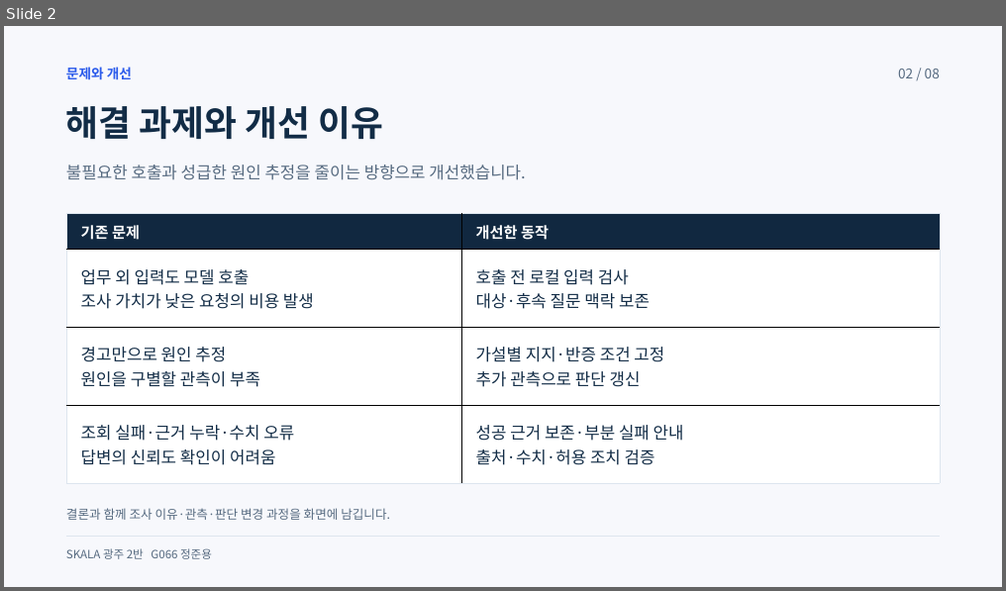
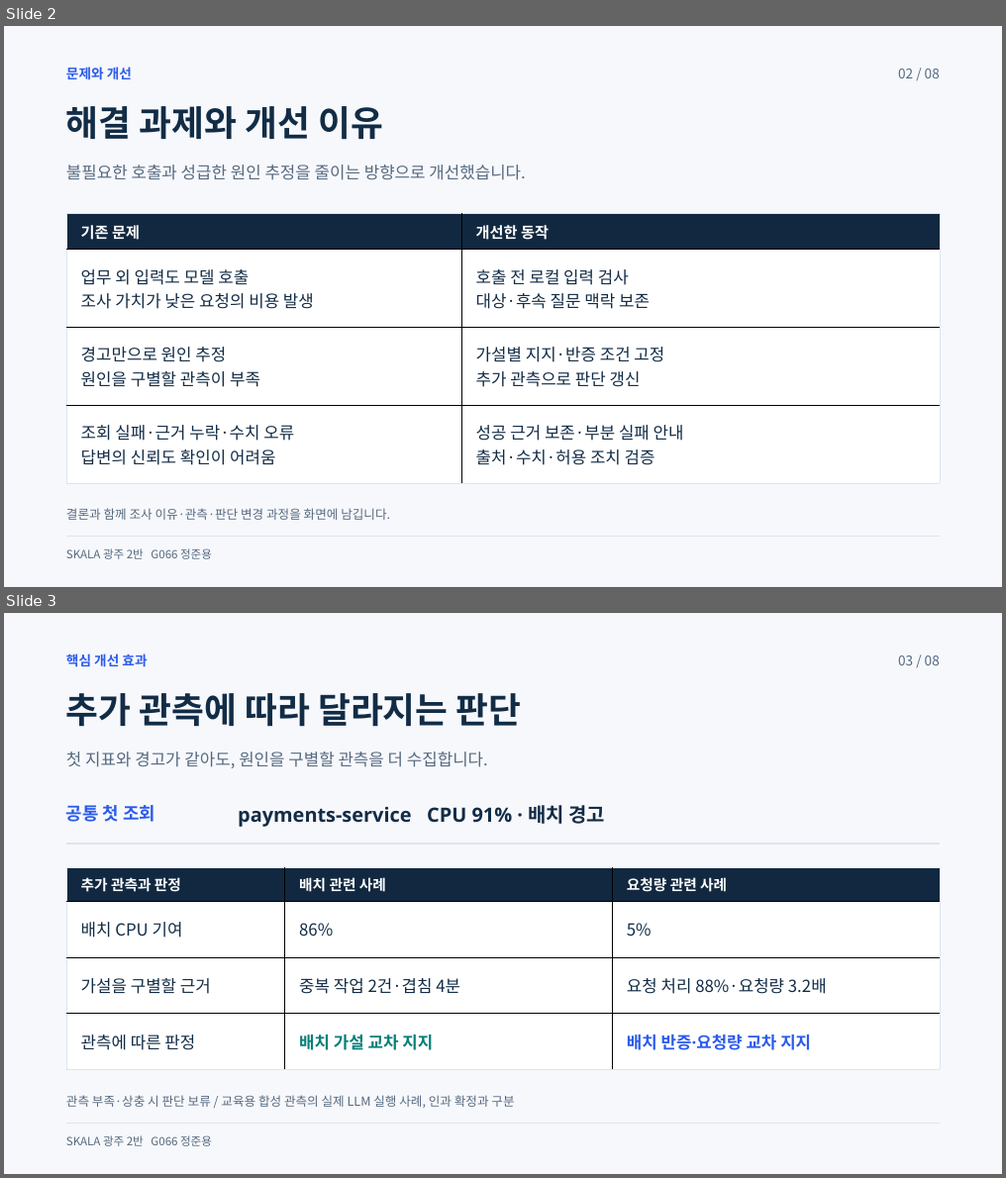
Before and after one commit to beshurl/skala-ai-mini-project, a slide deck: doc/presentation/운영진단_에이전트_5분발표.pptx. Shown one above the other, each under a label of ours: slide 2 before the commit, slides 2 and 3 after it. The pictures are 1006x591 and 1006x1178 pixels, drawn with LibreOffice and Linux fonts; fonts in the diff are those of the drawing. Boxes give left, top, right and bottom in pixels: in the first picture for what was removed or moved away, otherwise in the second. Text is boxed around its words. In the diff, an @@ line names an element or a change of style, - is before the commit and + after.

```diff
--- a/doc/presentation/운영진단_에이전트_5분발표.pptx
+++ b/doc/presentation/운영진단_에이전트_5분발표.pptx
@@ slide 3 added at bbox=[4, 613, 1002, 1174], background #F7F8FC @@
@@ text added at bbox=[66, 654, 147, 667], 19.5 pt, text #2B5BEB, bold @@
+핵심 개선 효과
@@ text added at bbox=[898, 656, 940, 665], 19.5 pt, text #566A80 @@
+03 / 08
@@ text added at bbox=[66, 693, 522, 727], 51 pt, text #122C46, bold @@
+추가 관측에 따라 달라지는 판단
@@ text added at bbox=[66, 752, 488, 768], 24 pt, text #566A80 @@
+첫 지표와 경고가 같아도, 원인을 구별할 관측을 더 수집합니다.
@@ text added at bbox=[66, 805, 155, 822], 25.5 pt, text #2B5BEB, bold @@
+공통 첫 조회
@@ text added at bbox=[238, 805, 605, 827], 28.5 pt, text #122C46, bold @@
+payments-service CPU 91% · 배치 경고
@@ line added from (66, 844) to (940, 844), #DDE5EE 2.25 pt @@
@@ table added at bbox=[66, 867, 940, 1069], 4 rows, 3 columns @@
+추가 관측과 판정 | 배치 관련 사례 | 요청량 관련 사례
+배치 CPU 기여 | 86% | 5%
+가설을 구별할 근거 | 중복 작업 2건·겹침 4분 | 요청 처리 88%·요청량 3.2배
+관측에 따른 판정 | 배치 가설 교차 지지 | 배치 반증·요청량 교차 지지
@@ text added at bbox=[66, 1095, 514, 1108], 18 pt, text #566A80 @@
+관측 부족·상충 시 판단 보류 / 교육용 합성 관측의 실제 LLM 실행 사례, 인과 확정과 구분
@@ line added from (66, 1124) to (940, 1124), #DDE5EE 2.25 pt @@
@@ text added at bbox=[66, 1136, 212, 1147], 16.5 pt, text #566A80 @@
+SKALA 광주 2반 G066 정준용
```
Also in this commit, not shown: 1 slide changed, 1 slide removed, 4 other files.
